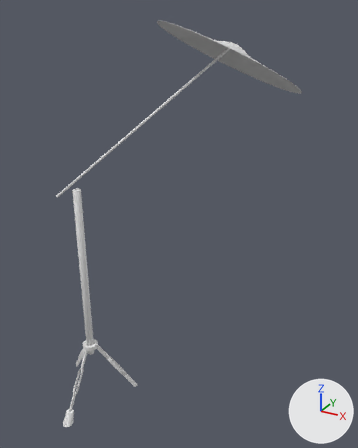
The FBX model BeatBoxVR/Assets/3D Models/Drumset/Full/New_26.2.24/Splash_Cymbal.fbx: old version first, new version second.
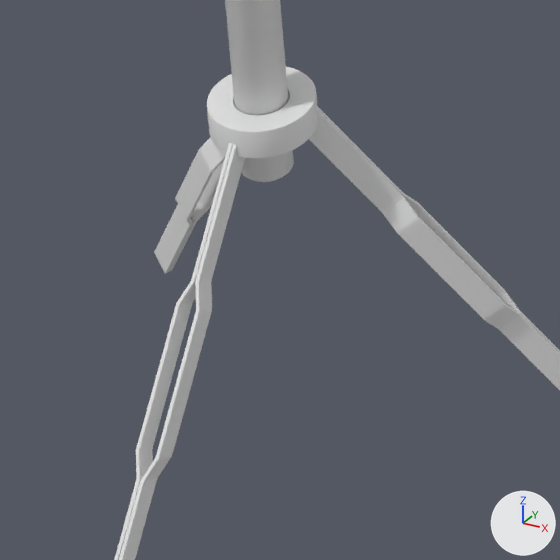
The first picture shows the older version from a 50 mm camera at (-0.039, -1.015, 1.009) aimed at (-0.597, -0.001, 0.501). The close-ups show both versions on the part from 15% to 37% of the width and 74% to 91% of the height of that picture; other places that the commit changed are outside them. Arrows for +X, +Y and +Z are at lower right; the lights stay in place.

Before the edit, the objects in view are built like this:
```python
me_cylinder_039 = bpy.data.meshes.new('Cylinder.039')
me_cylinder_039.from_pydata(...)  # 128 vertices, 98 faces; spans x -0.01..0.01, y -0.01..0.01, z -0.235..0.235
me_cylinder_039.materials.append(mat_substance_001)  # its picture is missing
me_plane_038 = bpy.data.meshes.new('Plane.038')
me_plane_038.from_pydata(...)  # 1228 vertices, 1224 faces; spans x -0.052..0.052, y -0.027..0.027, z -0.079..0.079
me_plane_038.materials.append(mat_substance_001)  # its picture is missing
me_plane_039 = bpy.data.meshes.new('Plane.039')
me_plane_039.from_pydata(...)  # 2688 vertices, 2688 faces; spans x -0.0198..0.0198, y -0.0198..0.0198, z -0.0063..0.0058
me_plane_039.materials.append(mat_substance_001)  # its picture is missing
ob_cylinder_002 = bpy.data.objects.new('Cylinder.002', me_cylinder_039)
ob_cylinder_002.location = (-0.7796, -0.1664, 0.3792)
ob_snare_stand_031 = bpy.data.objects.new('Snare_stand.031', me_plane_038)
ob_snare_stand_031.location = (-0.8378, -0.1369, 0.0956)
ob_snare_stand_032 = bpy.data.objects.new('Snare_stand.032', me_plane_039)
ob_snare_stand_032.location = (-0.7796, -0.1661, 0.1695)
# also in view: 'Snare_stand.029' at (-0.725, -0.13, 0.096); 'Snare_stand.030' at (-0.775, -0.231, 0.096)
```
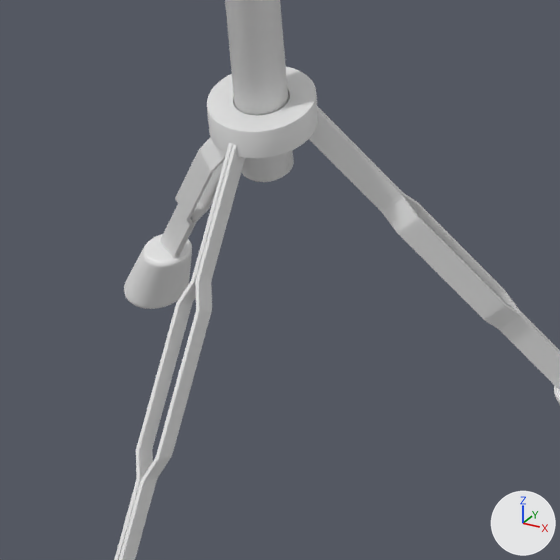
Changed parts and their boxes [x1, y1, x2, y2] in the close-ups (560 x 560 px):
```json
{"object": "Snare_stand.044", "change": "added", "after": [124, 234, 192, 309]}
```

The change, as JSON lines over the scene's bpy script:
```json
{"op": "add", "block": "me_plane_053", "code": ["me_plane_053 = bpy.data.meshes.new('Plane.053')", "me_plane_053.from_pydata(...)  # 1922 vertices, 1920 faces; spans x -0.0155..0.0187, y -0.0141..0.0173, z -0.0158..0.0155", "me_plane_053.materials.append(mat_substance_001)  # its picture is missing"]}
{"op": "add", "block": "me_plane_054", "code": ["me_plane_054 = bpy.data.meshes.new('Plane.054')", "me_plane_054.from_pydata(...)  # 1922 vertices, 1920 faces; spans x -0.0196..0.0164, y -0.0127..0.0159, z -0.0158..0.0155", "me_plane_054.materials.append(mat_substance_001)  # its picture is missing"]}
{"op": "add", "block": "ob_snare_stand_043", "code": ["ob_snare_stand_043 = bpy.data.objects.new('Snare_stand.043', me_plane_053)", "ob_snare_stand_043.location = (-0.6818, -0.0999, 0.0173)"]}
{"op": "add", "block": "ob_snare_stand_044", "code": ["ob_snare_stand_044 = bpy.data.objects.new('Snare_stand.044', me_plane_054)", "ob_snare_stand_044.location = (-0.8855, -0.1143, 0.0173)"]}
```
